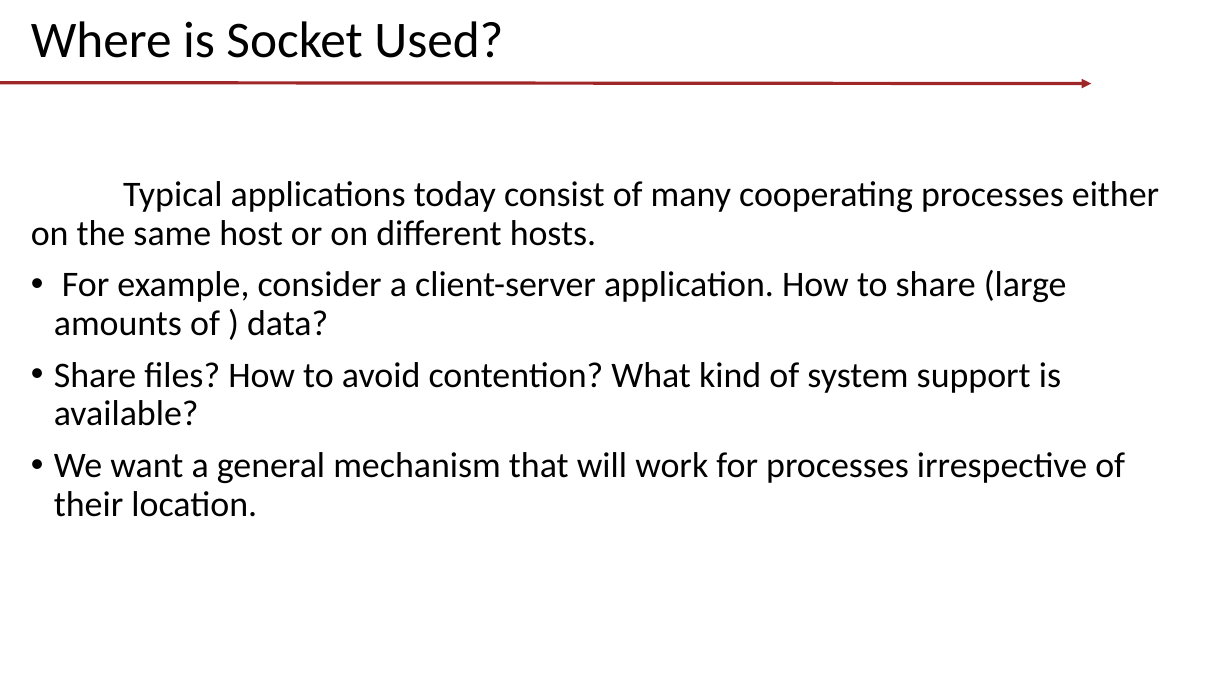
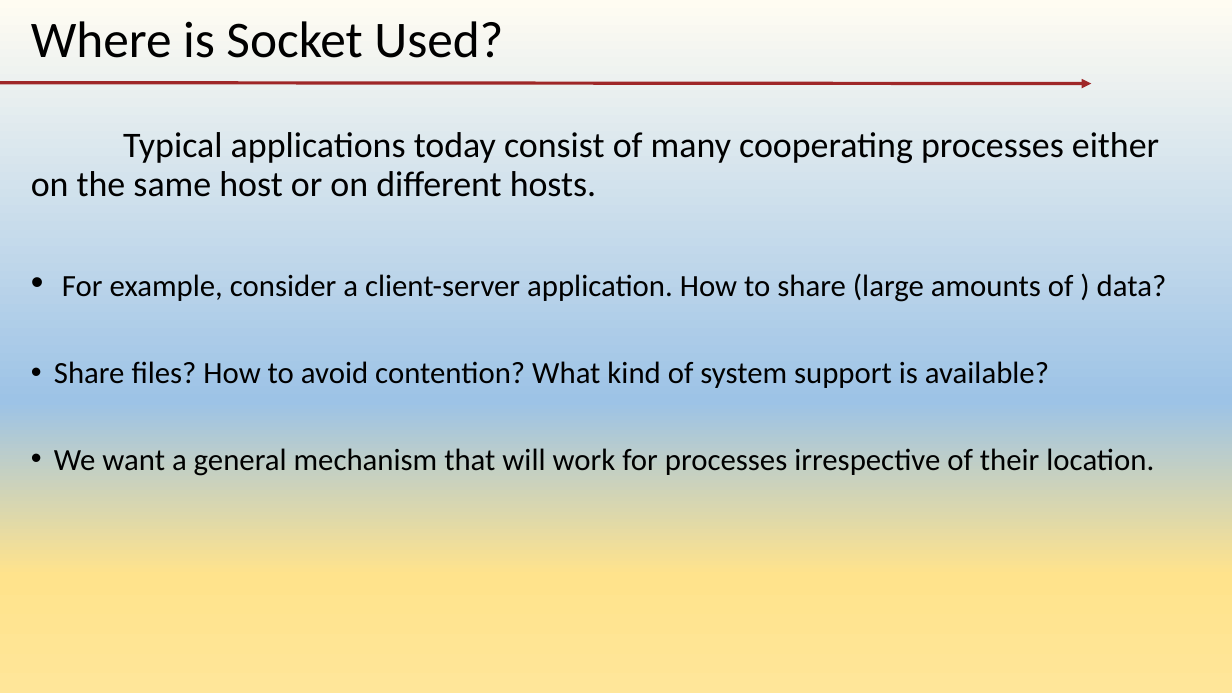
Before and after one commit to tishyk/codespacedirstructure, a slide deck: slide 4 of T6. Network programming/Sockets/Demo.pptx. Drawn at 1232x693 pixels with LibreOffice and Linux fonts; fonts in the diff are those of the drawing; background and template pictures are left out. Boxes give left, top, right and bottom in pixels: in the first picture for what was removed or moved away, otherwise in the second. Text is boxed around its words. In the diff, an @@ line names an element or a change of style, - is before the commit and + after.

Commit message:
update socket examples

```diff
--- a/T6. Network programming/Sockets/Demo.pptx
+++ b/T6. Network programming/Sockets/Demo.pptx
@@ background picture (left out) to gradient #FFFCF2 to #9DC3E6 to #FFE38C to #FFE699 @@
@@ text "Typical applications today consist of ...": place and size @@
-text "Typical applications today consist of ..." at (31,181,1159,517)
+text "Typical applications today consist of ..." at (31,132,1167,476)
@@ text at (54,273,1167,476): size 28 to 24 pt in "For example, consider a client-server application. How ...", "Share files? How to avoid contention? What ...", "We want a general mechanism that will ..."; line spacing 0.9 to 2 @@
```
Also in this commit, not shown: 15 other slides changed, 5 other files.
